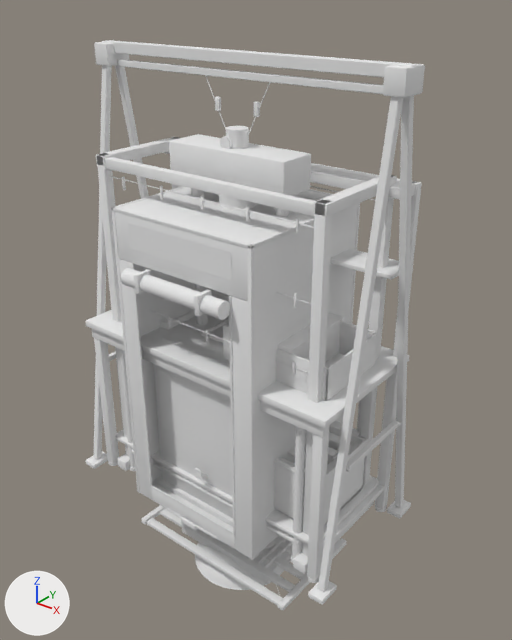
Before and after pictures for a commit that changed the Blender file nayzeee-weedlab/tools/props/source/weedlab_props.blend.
Before and after are seen from a 50 mm camera at (2.03, -2.4, 2.54) aimed at (0.05, 0.07, 1.0). Lighting does not change. The marker at lower left points along +X, +Y and +Z. The older version comes first.

Objects in the first picture: 'nzw_brickpress_model', 'nzw_dryrack_model', 'nzw_growtent_model', 'nzw_light_fullspec_model', 'nzw_light_halogen_model', 'nzw_light_led_model', 'nzw_mixstation_model', 'nzw_packstation_model', 'nzw_suspension_rack_model' and 2 more.
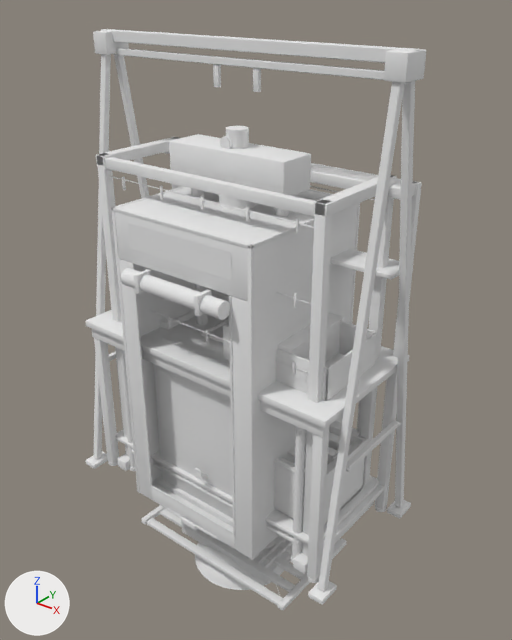
Where the newer file only moved an object's origin or applied its transform, the numbers keep the older frame.

What differs and where, as boxes (x1, y1, x2, y2) in the pictures (512 x 640 px; the box of a moved part takes in the faces that stretch with it):
'nzw_suspension_rack_model', reshaped: before (85, 40, 425, 605); after (85, 29, 426, 605)
part 1 of me_nzw_suspension_rack_mesh, moved or reshaped: before (254, 102, 260, 117); after (253, 68, 261, 92)
part 2 of me_nzw_suspension_rack_mesh, deleted: before (215, 97, 221, 111)
part 3 of me_nzw_suspension_rack_mesh, moved or reshaped: before (94, 40, 425, 426); after (93, 29, 426, 426)
part 4 of me_nzw_suspension_rack_mesh, moved or reshaped: before (205, 76, 270, 135); after (213, 64, 221, 88)

The change, as a list of edits to the scene's bpy script:
```text
Change me_nzw_suspension_rack_mesh:
    used by ob_nzw_suspension_rack_model
    remove me_nzw_suspension_rack_mesh.from_pydata(...)  # 1080 vertices, 988 faces; spans x -0.82..0.82, y -0.42..0.42, z 0.0..2.26
    add me_nzw_suspension_rack_mesh.from_pydata(...)  # 1104 vertices, 1024 faces; spans x -0.82..0.82, y -0.42..0.42, z 0.0..2.31
    me_nzw_suspension_rack_mesh part 1: the loose piece of 56 vertices spanning x 0.1..0.12, y -0.01..0.01, z 2.0..2.06 is scaled about its middle by (1.19, 1.31, 1.62), then moved by (0.0, 0.0, 0.12)
    me_nzw_suspension_rack_mesh part 2: the loose piece of 56 vertices spanning x -0.12..-0.1, y -0.01..0.01, z 2.0..2.06 is deleted
    me_nzw_suspension_rack_mesh part 3: 360 vertices moved from x -0.82..0.82, y -0.07..0.07, z 2.14..2.25 to x -0.82..0.82, y -0.07..0.07, z 2.19..2.3; 4 vertices removed from x -0.82..0.82, y -0.02..0.02, z 2.2..2.21; 4 vertices added at x -0.82..0.82, y -0.02..0.02, z 2.3..2.31
    me_nzw_suspension_rack_mesh part 4: 85 vertices moved from x -0.18..0.18, y 0.0, z 1.89..2.15 to x -0.12..0.12, y -0.01..0.0, z 2.1..2.21; 35 vertices removed from x -0.18..0.02, y 0.0, z 1.92..2.15; 115 vertices added at x -0.12..-0.1, y -0.01..0.01, z 2.1..2.2
```
